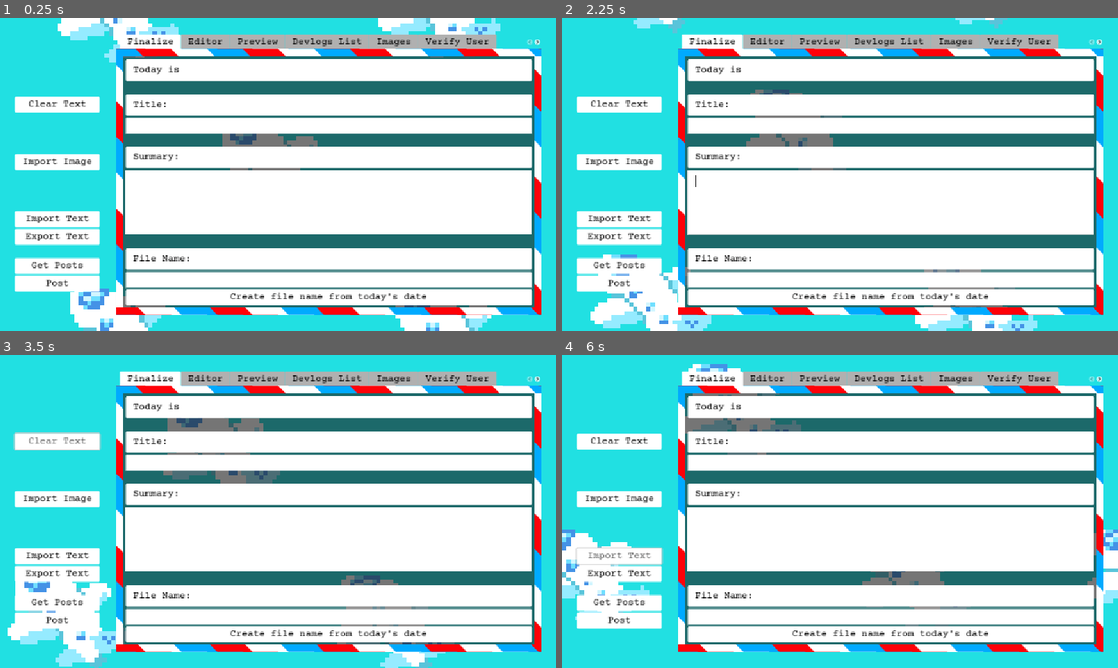
Above: before the commit, frames 1-4 (two rows, left to right).
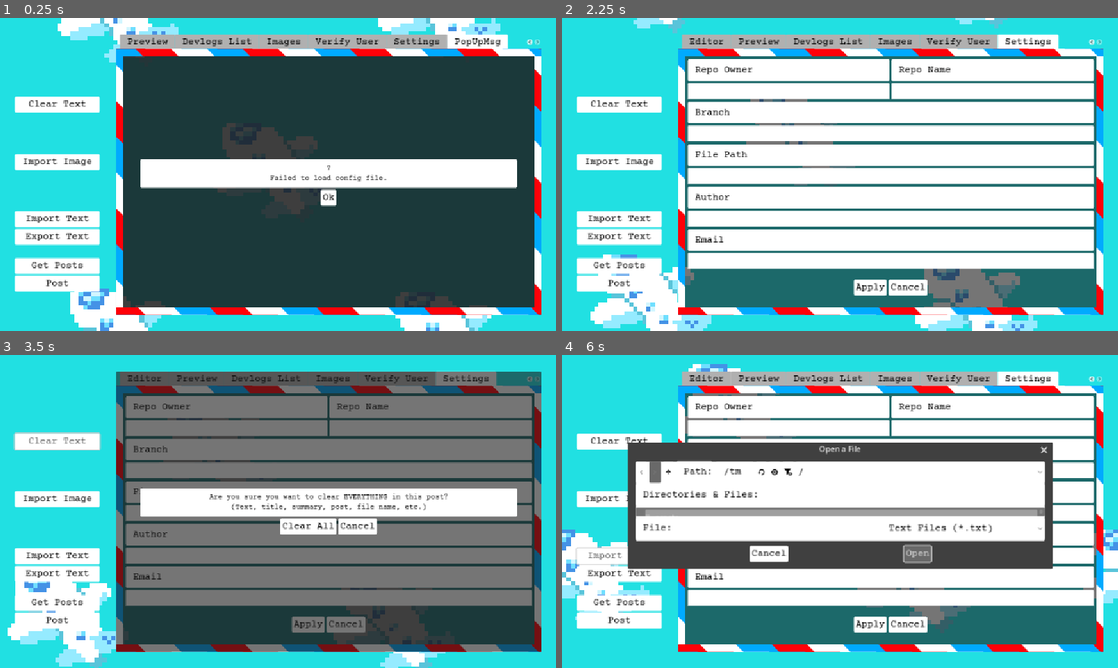
Above: after the commit, the same moments.

Repository: jennyton88/devlogs-maker
Game: Godot game, scene res://scenes/devlogs.tscn
The game is run twice, just before and just after one commit, with the same random seed, the same clock (stepped at 60 frames per second) and the same inputs.
Inputs (mouse positions are in pixels of both pictures, inside the frame that each line leads up to):
- Up to frame 1 (0.25 s): no input
- Up to frame 2 (2.25 s): click (890, 196) at 0.5 s, where only the run after the commit has a clickable "Ok"; click (906, 287) at 1.25 s, where only the run after the commit has a clickable "Cancel"; click (890, 196) at 2 s, where only the run after the commit has a clickable "Ok"
- Up to frame 3 (3.5 s): click "Clear Text" at 2.75 s
- Up to frame 4 (6 s): click (917, 527) at 3.5 s, where only the run after the commit has a clickable "Cancel"; click "Import Image" at 4.25 s; click (884, 555) at 5 s, where only the run after the commit has a clickable "Cancel"; click "Import Text" at 5.75 s

The runs differ from the first frame. In frame 1, 55% of the frame differs, in the area x 21-98%, y 5-93%; in frame 2, 25%; in frame 3, 62%, in the area x 20-98%, y 5-95%; in frame 4, 38%.
Error before the commit: Parse Error: Identifier "create_error_popup" not declared in the current scope. (res://scripts/devlogs.gd:280)
Error after the commit: Invalid access to property or key 'text' on a base object of type 'Array'. (res://scripts/components/popup_msg.gd:21)

Commit message:
popup signals replaced in devlogs list

Diff:
--- a/scripts/devlogs.gd
+++ b/scripts/devlogs.gd
@@ -230,11 +230,6 @@
 	finalize.set_filename(post_info["filename"]);
 
 	update_preview();
-
-
-func disconnect_popup():
-	#msg_popup.exit();
-	pass
 
 
 func _on_export_file():
@@ -277,9 +272,5 @@
 		"settings":
 			pass
 		"devlogs_list":
-			post_list.create_error_popup.connect(create_error_popup);
-			post_list.create_notif_popup.connect(create_notif_popup);
-			post_list.create_popup.connect(create_popup);
-			post_list.disconnect_popup.connect(disconnect_popup);
 			post_list.clear_post.connect(clear_post);
 			post_list.fill_in_details.connect(fill_in_details);
--- a/scripts/devlogs_list.gd
+++ b/scripts/devlogs_list.gd
@@ -1,10 +1,6 @@
 extends MarginContainer
 
 signal connect_startup(component: String);
-signal create_error_popup(msg_text: String, err_type: AppInfo.ErrorType);
-signal create_notif_popup(msg_text: String);
-signal create_popup(msg_text: String, button_info: Dictionary, msg_type: AppInfo.MsgType);
-signal disconnect_popup;
 signal clear_post;
 signal fill_in_details(post_info: Dictionary);
 
@@ -97,7 +93,7 @@
 	var error = h_client.request(url, headers, HTTPClient.METHOD_GET);
 
 	if (error != OK):
-		create_error_popup.emit(error, AppInfo.ErrorType.HTTPError);
+		get_parent().create_error_popup(error, AppInfo.ErrorType.HTTPError);
 
 
 func _on_http_get_posts_completed(result, response_code, _headers, body):
@@ -114,7 +110,7 @@
 				else:
 					update_directory_ref(post["name"], post["download_url"], post["sha"]);
 		_:
-			create_notif_popup.emit("%d\nNot implemented!" % response_code);
+			get_parent().create_notif_popup("%d\nNot implemented!" % response_code);
 
 
 func _on_edit_button_pressed(button: Button):
@@ -122,7 +118,7 @@
 	var error = config.load("user://config.cfg");
 
 	if error != OK:
-		create_error_popup.emit(error, AppInfo.ErrorType.ConfigError);
+		get_parent().create_error_popup(error, AppInfo.ErrorType.ConfigError);
 		return;
 
 	edit_button_ref = button;
@@ -144,7 +140,7 @@
 	error = h_client.request(url, headers, HTTPClient.METHOD_GET);
 
 	if (error != OK):
-		create_error_popup.emit(error, AppInfo.ErrorType.HTTPError);
+		get_parent().create_error_popup(error, AppInfo.ErrorType.HTTPError);
 		edit_button_ref = null;
 
 
@@ -157,7 +153,7 @@
 			var downloaded_text = body.get_string_from_utf8();
 			check_format_text(downloaded_text);
 		_:
-			create_notif_popup.emit("%d\nNot implemented!" % response_code);
+			get_parent().create_notif_popup("%d\nNot implemented!" % response_code);
 
 			print(body.get_string_from_utf8());
 
@@ -215,13 +211,19 @@
 					"project":
 						pass;
 					_:
-						create_notif_popup.emit("Not a recognizable file name!\nPlease edit a different file.");
+						get_parent().create_notif_popup("Not a recognizable file name!\nPlease edit a different file.");
 
 
 func _on_delete_button_pressed(log_entry_delete_button: Button):
-	create_popup.emit(
+	get_parent().create_popup(
 		"Are you sure you want to delete this post?",
-		{'yes': ["Delete Post", _on_serious_delete_button_pressed.bind(log_entry_delete_button)], 'no': ["Cancel", _on_hide_popup]},
+		{
+			'yes': {
+				'text': "Delete Post",
+				'action': _on_serious_delete_button_pressed.bind(log_entry_delete_button)
+			},
+			'no': { 'text': "Cancel" }
+		},
 		AppInfo.MsgType.RequireAction
 	);
 
@@ -229,13 +231,11 @@
 func _on_serious_delete_button_pressed(log_entry_delete_button: Button):
 	var button_ref = log_entry_delete_button;
 
-	disconnect_popup.emit();
-
 	var config = ConfigFile.new();
 	var error = config.load("user://config.cfg");
 
 	if error != OK:
-		create_error_popup.emit(error, AppInfo.ErrorType.ConfigError);
+		get_parent().create_error_popup(error, AppInfo.ErrorType.ConfigError);
 		return;
 
 	var body = {
@@ -273,7 +273,7 @@
 	error = h_client.request(url, headers, HTTPClient.METHOD_DELETE, body);
 
 	if (error != OK):
-		create_error_popup.emit(error, AppInfo.ErrorType.HTTPError);
+		get_parent().create_error_popup(error, AppInfo.ErrorType.HTTPError);
 	else:
 		if (edit_button_ref != null && (button_ref.get_meta("sha") == edit_button_ref.get_meta("sha"))):
 			clear_post.emit();
@@ -288,7 +288,7 @@
 	var error = config.load("user://config.cfg");
 
 	if error != OK:
-		create_error_popup.emit(error, AppInfo.ErrorType.ConfigError);
+		get_parent().create_error_popup(error, AppInfo.ErrorType.ConfigError);
 		return null;
 
 	return config;
@@ -298,7 +298,7 @@
 func failed_checks(result: int, response_code: int):
 	if (result != OK):
 		var error_result = "%d\nHTTP request response error.\nResult %d" % [response_code, result];
-		create_notif_popup.emit(error_result);
+		get_parent().create_notif_popup(error_result);
 		return true;
 
 
@@ -324,10 +324,6 @@
 		return "project";
 
 	return "";
-
-
-func _on_hide_popup():
-	disconnect_popup.emit();
 
 
 func _on_http_delete_post_completed(result, response_code, _headers, body):
@@ -350,7 +346,7 @@
 		_:
 			r_msg += "Not implemented!\n%s" % [response_code, response["message"]];
 
-	create_notif_popup.emit(r_msg);
+	get_parent().create_notif_popup(r_msg);
 
 
 func get_edit_ref():
@@ -379,7 +375,7 @@
 	var error = config.load("user://config.cfg");
 
 	if error != OK:
-		create_error_popup.emit(error, AppInfo.ErrorType.ConfigError);
+		get_parent().create_error_popup(error, AppInfo.ErrorType.ConfigError);
 		return;
 
 	var body = {
@@ -418,7 +414,7 @@
 	error = h_client.request(url, headers, HTTPClient.METHOD_PUT, body);
 
 	if (error != OK):
-		create_error_popup.emit(error, AppInfo.ErrorType.HTTPError);
+		get_parent().create_error_popup(error, AppInfo.ErrorType.HTTPError);
 
 
 
@@ -427,7 +423,7 @@
 	var error = config.load("user://config.cfg");
 
 	if error != OK:
-		create_error_popup.emit(error, AppInfo.ErrorType.ConfigError);
+		get_parent().create_error_popup(error, AppInfo.ErrorType.ConfigError);
 		return;
 
 	update_dir = true;
@@ -448,7 +444,7 @@
 	error = h_client.request(url, headers, HTTPClient.METHOD_GET);
 
 	if (error != OK):
-		create_error_popup.emit(error, AppInfo.ErrorType.HTTPError);
+		get_parent().create_error_popup(error, AppInfo.ErrorType.HTTPError);
 
 
 func _on_http_edit_directory_completed(result, response_code, _headers, body):
@@ -468,7 +464,7 @@
 			r_msg += "Not implemented! Failed to edit directory";
 			clean_directory_edit();
 			print(response);
-			create_notif_popup.emit(r_msg);
+			get_parent().create_notif_popup(r_msg);
 
 
 func clean_directory_edit():
@@ -481,7 +477,7 @@
 	var error = config.load("user://config.cfg");
 
 	if error != OK:
-		create_error_popup.emit(error, AppInfo.ErrorType.ConfigError);
+		get_parent().create_error_popup(error, AppInfo.ErrorType.ConfigError);
 		return;
 
 	var app_name = config.get_value("app_info", "app_name");
@@ -502,7 +498,7 @@
 	error = h_client.request(url, headers, HTTPClient.METHOD_GET);
 
 	if (error != OK):
-		create_error_popup.emit(error, AppInfo.ErrorType.HTTPError);
+		get_parent().create_error_popup(error, AppInfo.ErrorType.HTTPError);
 
 
 func _on_http_download_json_completed(result, response_code, _headers, body):
@@ -521,4 +517,4 @@
 		_:
 			r_msg += "Not implemented!";
 			print(response);
-			create_notif_popup.emit(r_msg);
+			get_parent().create_notif_popup(r_msg);
